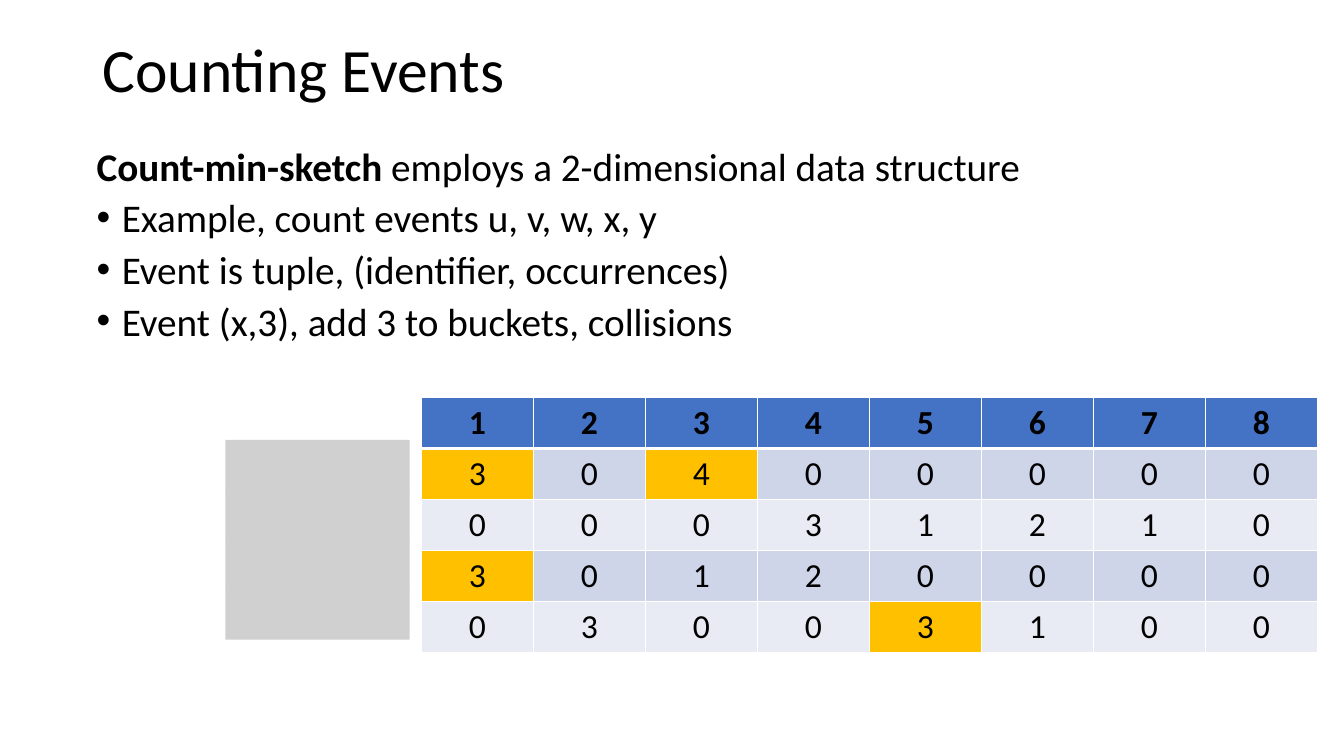
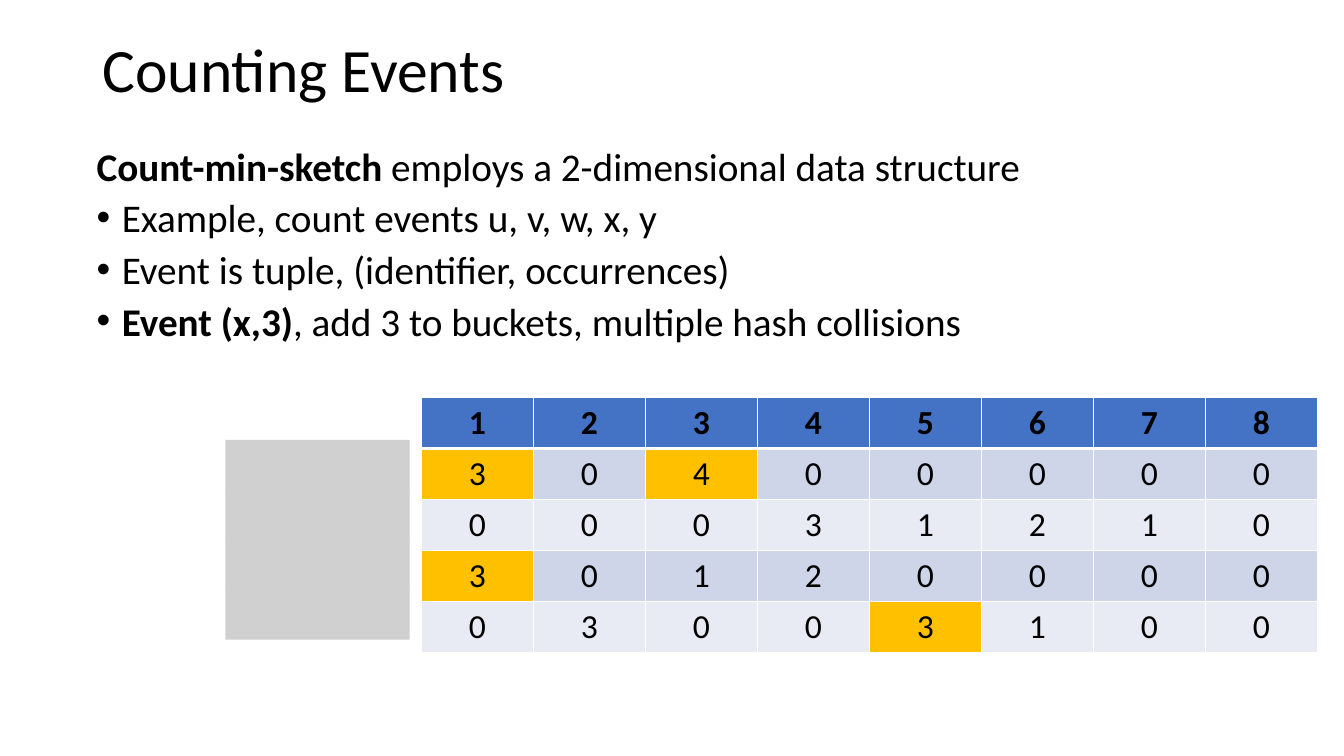
Before and after one commit to StephenElston/CSCI-E-108, a slide deck: slide 52 of slides/3_StreamingAnalytics.pptx (slide 50 before the commit). Drawn at 1344x756 pixels with LibreOffice and Linux fonts; fonts in the diff are those of the drawing; grey boxes stand for pictures. Boxes give left, top, right and bottom in pixels: in the first picture for what was removed or moved away, otherwise in the second. Text is boxed around its words. In the diff, an @@ line names an element or a change of style, - is before the commit and + after.

```diff
--- a/slides/3_StreamingAnalytics.pptx
+++ b/slides/3_StreamingAnalytics.pptx
@@ text at <box>122,307,961,343</box>: text changed @@
-• Event (x,3), add 3 to buckets, collisions
+• Event (x,3), add 3 to buckets, multiple hash collisions
```
Also in this commit, not shown: 7 other slides changed, 5 slides added.
